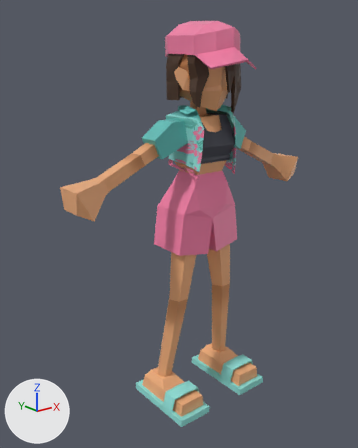
The glTF model Character Model For Programer/Melee Zombie Female/Melee Zombie Female.glb: old version first, new version second.
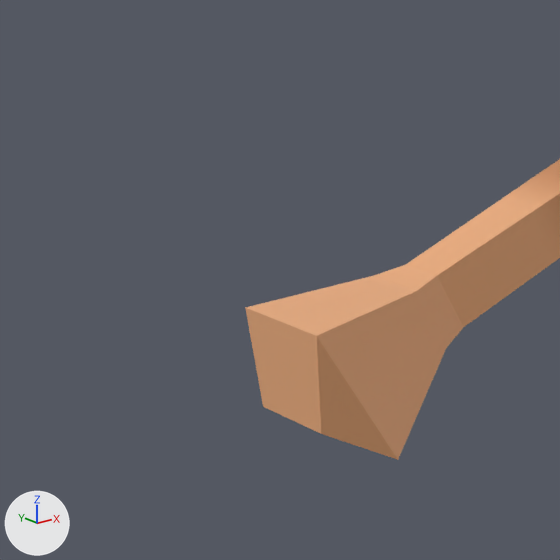
The first picture shows the older version from a 50 mm camera at (-1.453, -1.651, 1.521) aimed at (-0.097, 0.044, 0.844). The close-ups show the older and then the newer version on the part from 1% to 37% of the width and 26% to 55% of the height of that picture. Only the edits that show in the close-ups are written down. Every picture has the same lights, and +X, +Y and +Z are marked at lower left. Where no turn or scale is listed for an object, it has been applied to the vertices.

The first close-up shows 'Lower_Right_Arm.001', 'Right_Hand.001'.
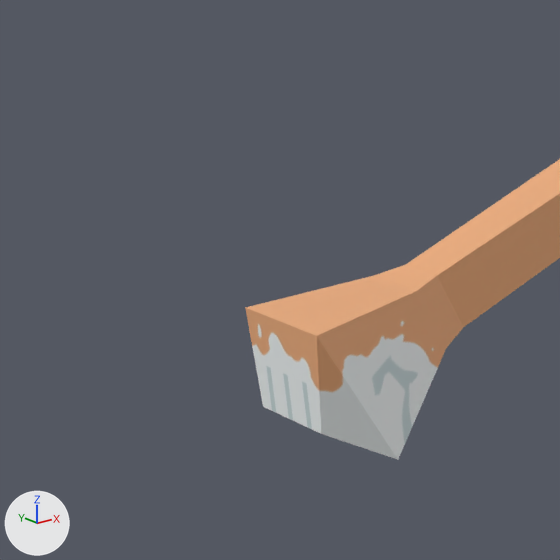
Where the newer file only moved an object's origin or applied its transform, the numbers keep the older frame.

Where the change shows, as pixel boxes [x1, y1, x2, y2] in the close-ups (560 x 560 px):
'Right_Hand.001', recoloured (brown to grey)
    both: [252, 318, 439, 460]

The change, as a list of edits to the scene's bpy script:
```text
Add img_base_female_zombie:
    img_base_female_zombie = load_image('Base Female Zombie', '_unpacked/Base_Female_Zombie', 1024, 1024, 'sRGB')
Add mat_base_female_bodygradiant:
    mat_base_female_bodygradiant = principled_material('Base Female BodyGradiant')
    mat_base_female_bodygradiant.texture = img_base_female_zombie
Change me_lower_right_arm_001:
    where me_lower_right_arm_001.from_pydata(...)  # 8 vertices, 12 faces; spans x -0.498..-0.302, y 0.01..0.073, z 1.058..1.188
    remove me_lower_right_arm_001.materials.append(mat_base_female_bodygradiant_001)  # picture img_base_female_zombie_body_1
    add me_lower_right_arm_001.materials.append(mat_base_female_bodygradiant)  # picture img_base_female_zombie
Change me_right_hand_001:
    where me_right_hand_001.from_pydata(...)  # 14 vertices, 24 faces; spans x -0.639..-0.473, y -0.028..0.104, z 0.962..1.108
    remove me_right_hand_001.materials.append(mat_base_female_bodygradiant_001)  # picture img_base_female_zombie_body_1
    add me_right_hand_001.materials.append(mat_base_female_bodygradiant)  # picture img_base_female_zombie
```
